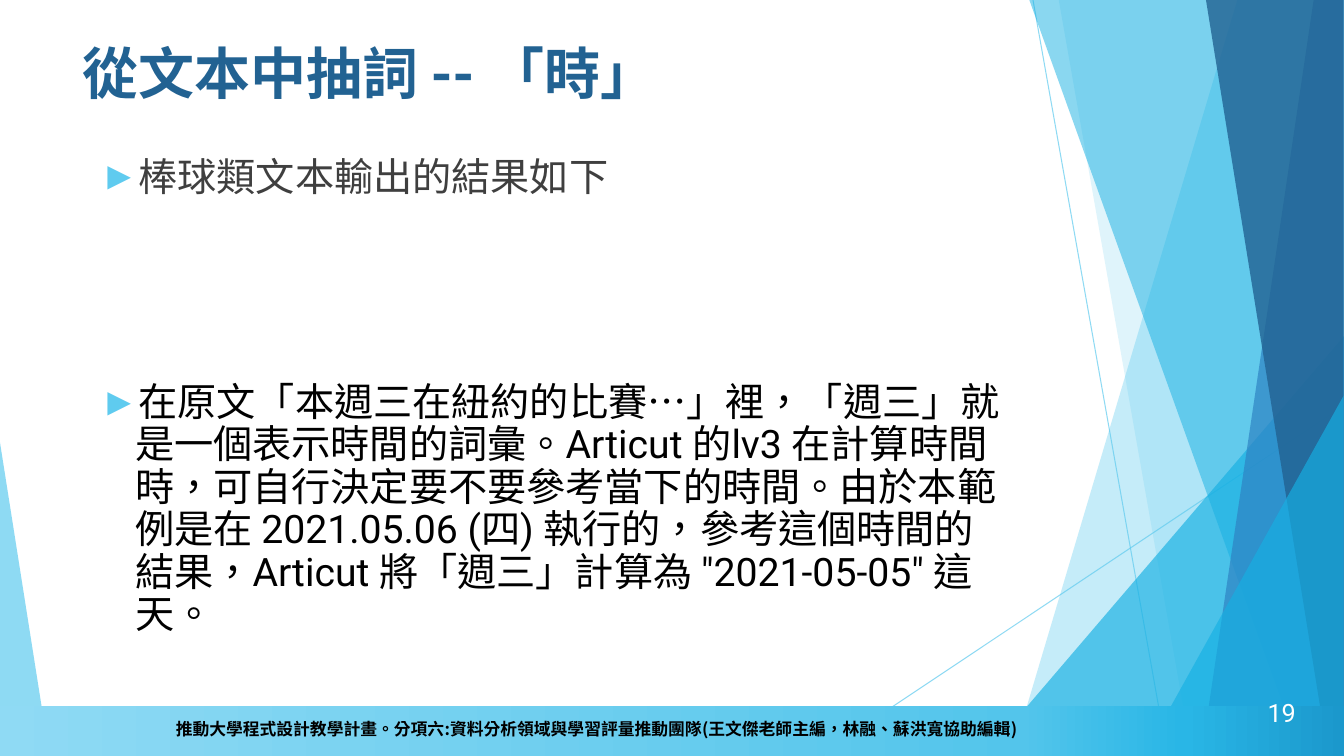
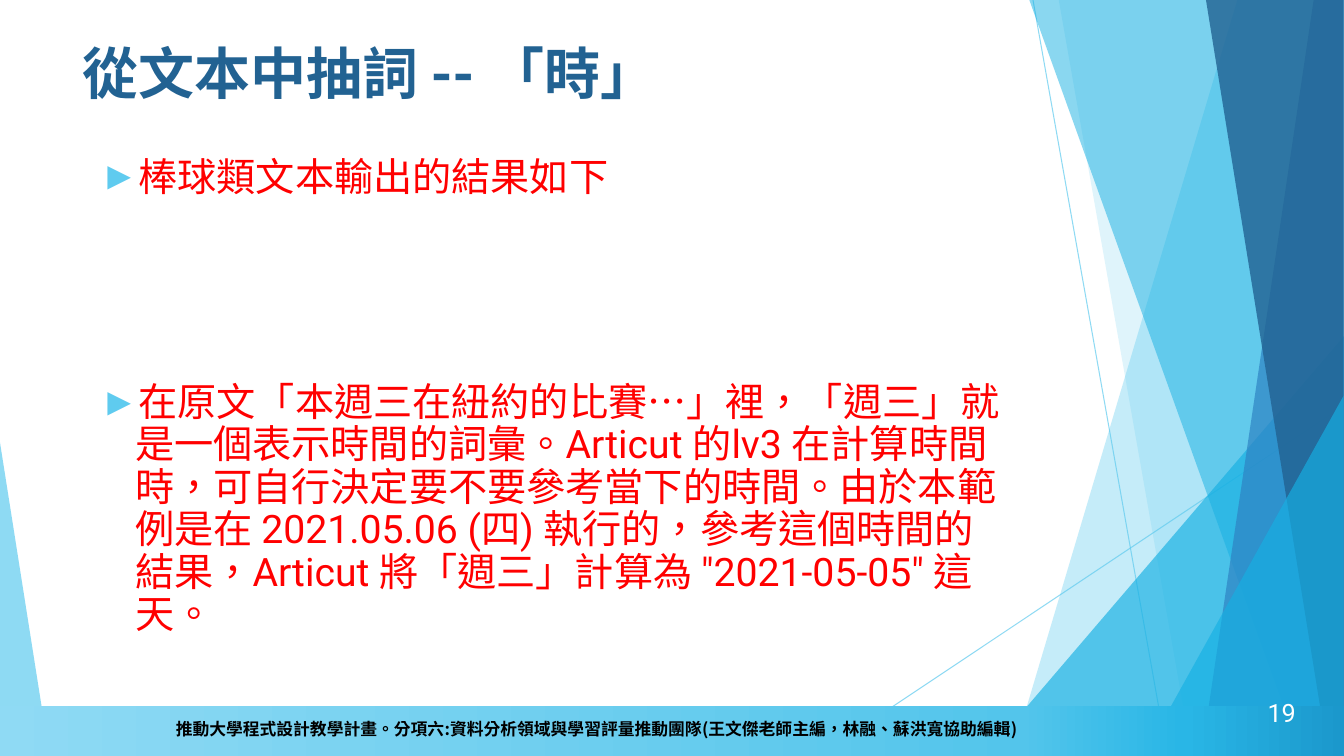
Before and after one commit to howardsukuan/textual-data-analysis-python, a slide deck: slide 19 of week03/文本分析與程式設計Week3.pptx. Drawn at 1344x756 pixels with LibreOffice and Linux fonts; fonts in the diff are those of the drawing; background and template pictures are left out. Boxes give left, top, right and bottom in pixels: in the first picture for what was removed or moved away, otherwise in the second. Text is boxed around its words. In the diff, an @@ line names an element or a change of style, - is before the commit and + after.

```diff
--- a/week03/文本分析與程式設計Week3.pptx
+++ b/week03/文本分析與程式設計Week3.pptx
@@ text "棒球類文本輸出的結果如下" at (x1=135, y1=158, x2=1000, y2=631): text colour #3F3F3F to #FF0000 in "棒球類文本輸出的結果如下"; text colour #000000 to #FF0000 @@
```
Also in this commit, not shown: 1 other slide changed, 3 other files.
